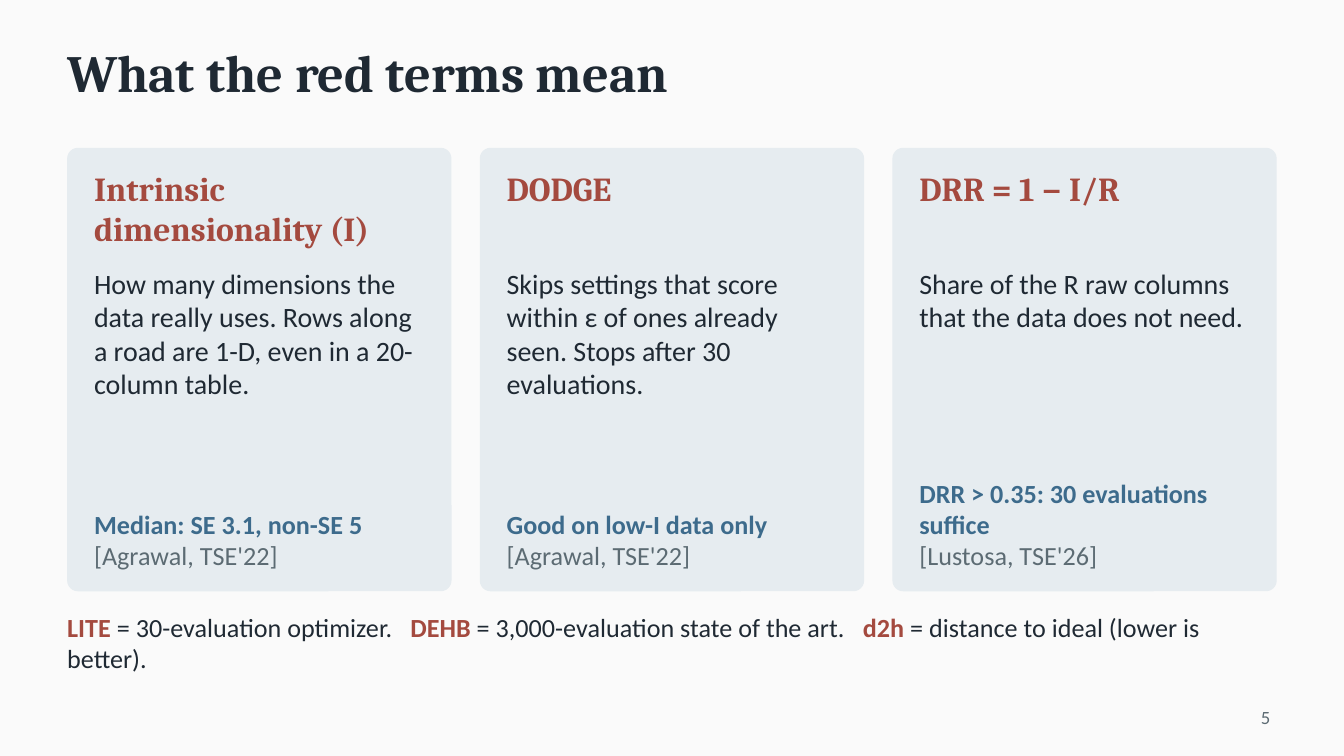
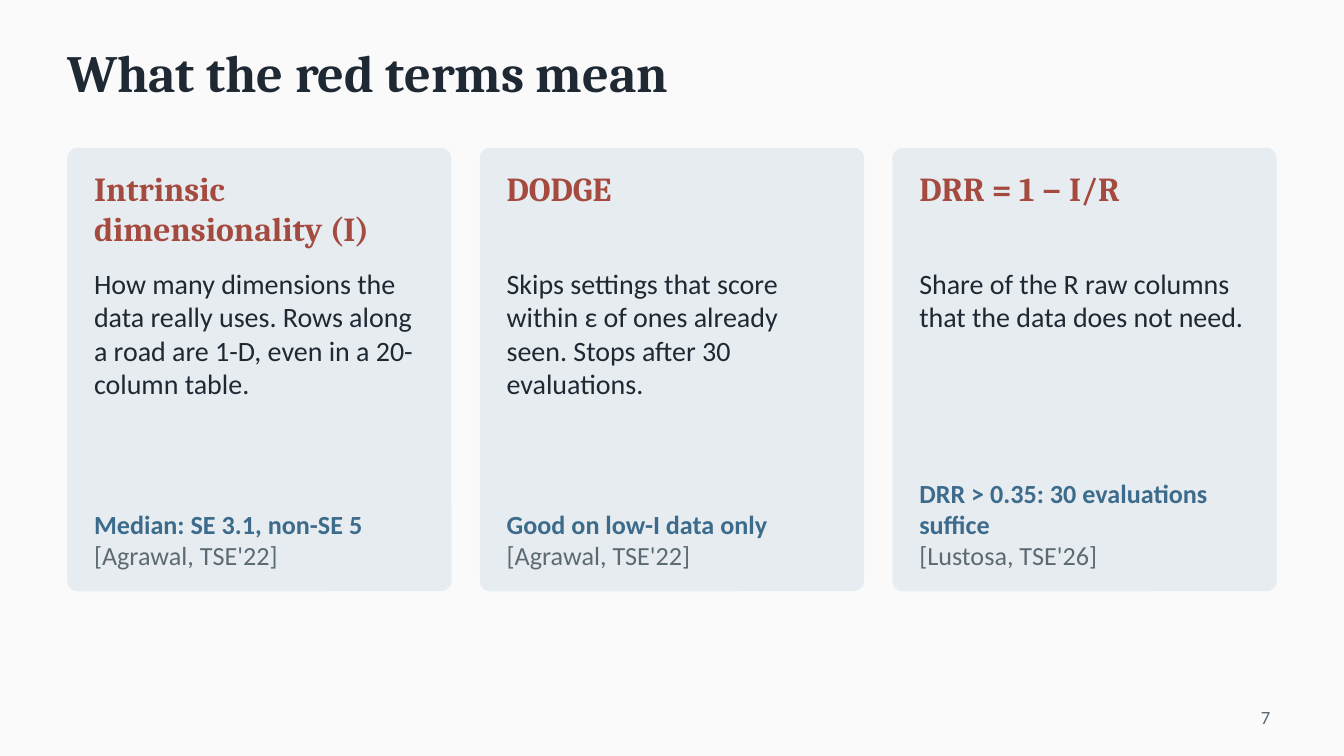
Before and after one commit to timm/misc, a slide deck: slide 7 of 26/ase26/DRR_slides_v5.pptx (slide 5 before the commit). Drawn at 1344x756 pixels with LibreOffice and Linux fonts; fonts in the diff are those of the drawing. Boxes give left, top, right and bottom in pixels: in the first picture for what was removed or moved away, otherwise in the second. Text is boxed around its words. In the diff, an @@ line names an element or a change of style, - is before the commit and + after.

Commit message:
as

```diff
--- a/26/ase26/DRR_slides_v5.pptx
+++ b/26/ase26/DRR_slides_v5.pptx
@@ text removed at <box>67,618,1199,672</box> @@
-LITE = 30-evaluation optimizer. DEHB = 3,000-evaluation state of the art. d2h = distance to ideal (lower is better).
@@ page number at <box>1261,712,1270,724</box>: text changed @@
-5
+7
```
Also in this commit, not shown: 1 other slide changed, 2 slides added, 1 slide removed.
